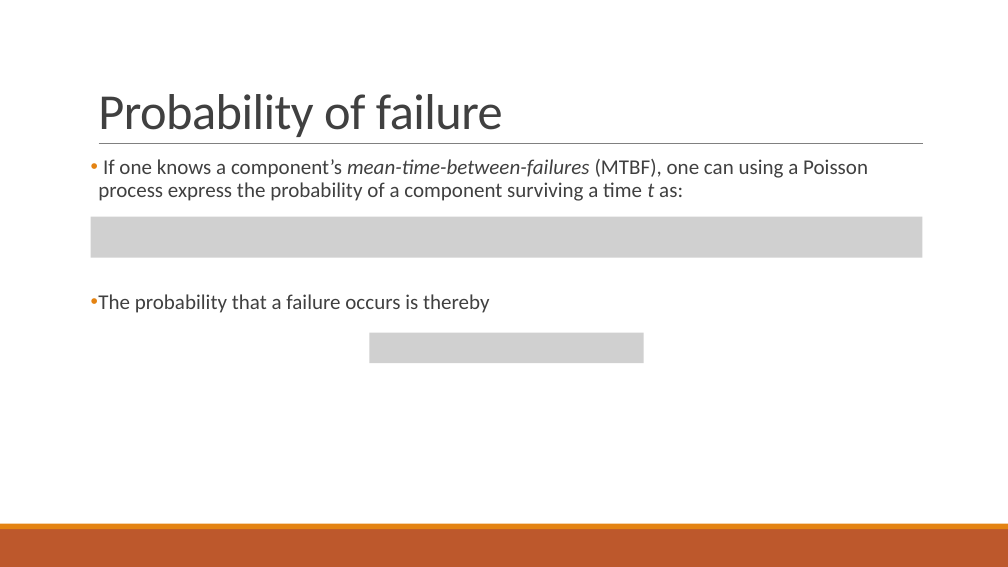
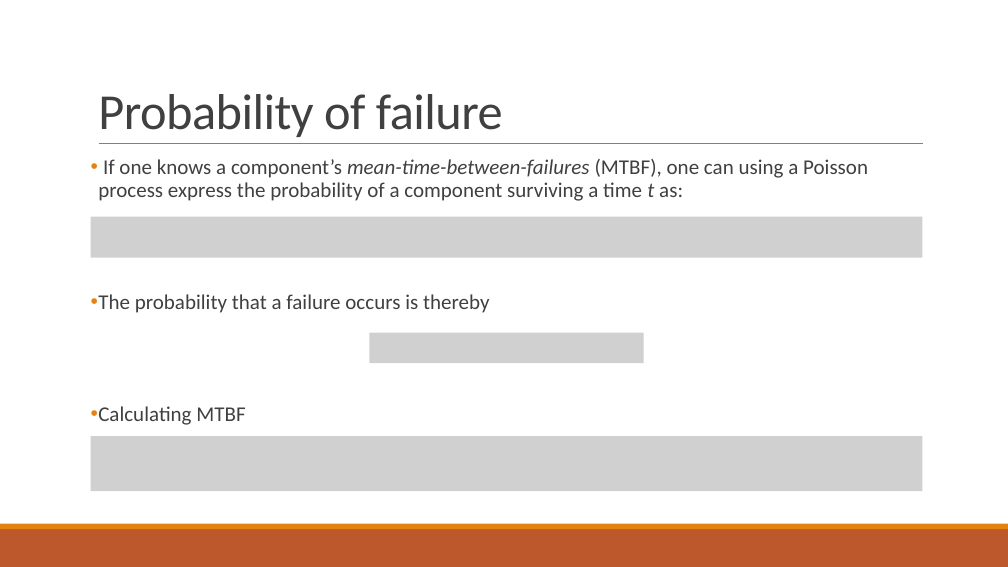
Before and after one commit to PStahl/master_thesis, a slide deck: slide 11 of presentation/presentation2.pptx (slide 12 before the commit). Drawn at 1008x567 pixels with LibreOffice and Linux fonts; fonts in the diff are those of the drawing; grey boxes stand for pictures. Boxes give left, top, right and bottom in pixels: in the first picture for what was removed or moved away, otherwise in the second. Text is boxed around its words. In the diff, an @@ line names an element or a change of style, - is before the commit and + after.

```diff
--- a/presentation/presentation2.pptx
+++ b/presentation/presentation2.pptx
@@ text at [98,406,245,425]: paragraph added @@
+• Calculating MTBF
@@ picture added at [91,436,923,492] @@
```
Also in this commit, not shown: 5 other slides changed, 2 slides removed.
